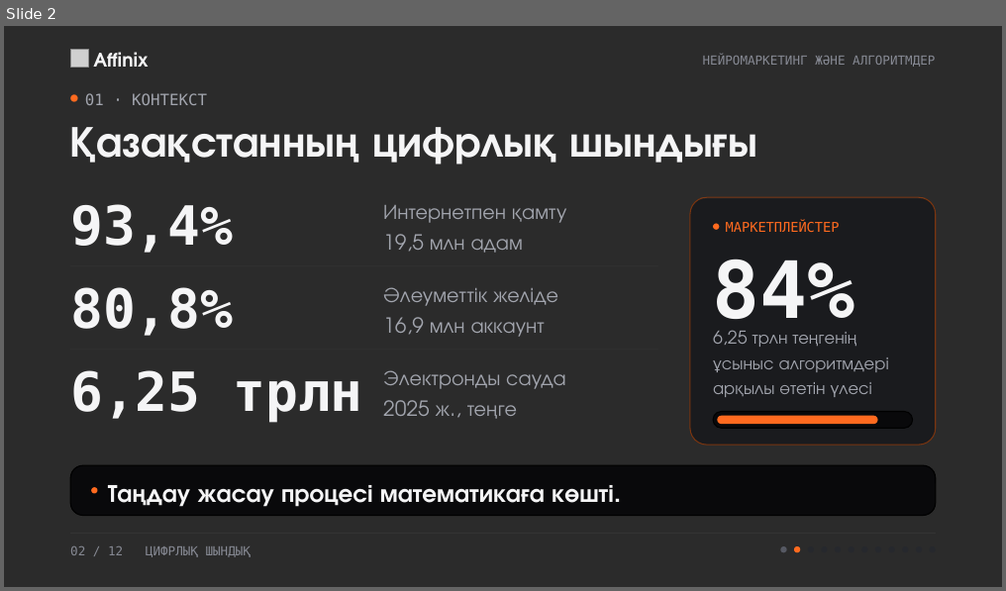
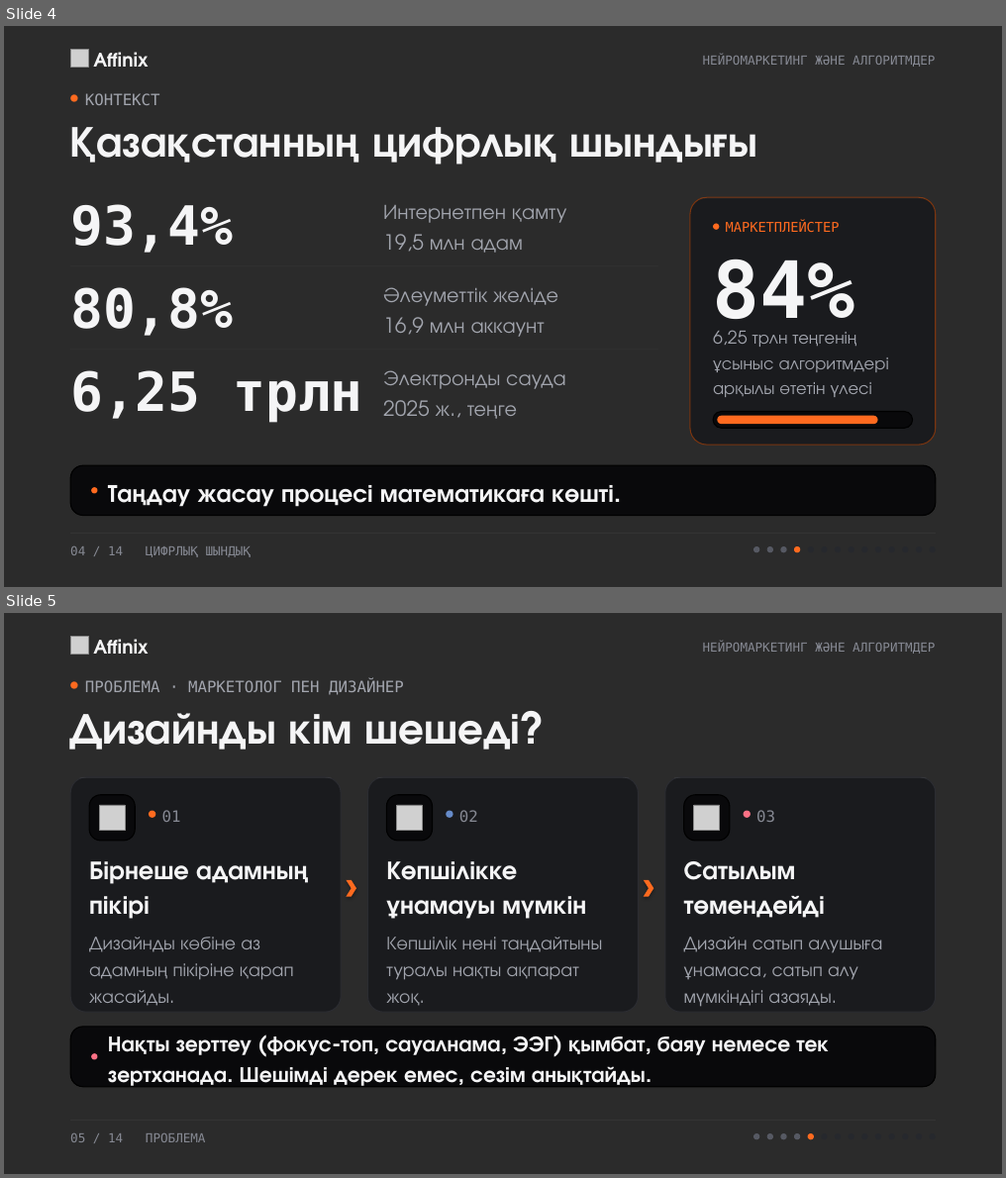
Before and after one commit to NUREKE178/affinix, a slide deck: presentation/neuromarketing/neuromarketing.pptx. Shown one above the other, each under a label of ours: slide 2 before the commit, slides 4 and 5 after it. The pictures are 1006x591 and 1006x1178 pixels, drawn with LibreOffice and Linux fonts; fonts in the diff are those of the drawing; grey boxes stand for pictures; background and template pictures are left out; a plain dark background stands for a picture behind light text. Boxes give left, top, right and bottom in pixels: in the first picture for what was removed or moved away, otherwise in the second. Text is boxed around its words. In the diff, an @@ line names an element or a change of style, - is before the commit and + after.

```diff
--- a/presentation/neuromarketing/neuromarketing.pptx
+++ b/presentation/neuromarketing/neuromarketing.pptx
@@ slide 5 added at [4,613,1002,1174], background picture (left out) @@
@@ picture added at [70,636,88,655] @@
@@ text added at [93,639,148,654], 18 pt, text #F5F5F6, bold @@
+Affinix
@@ text added at [703,643,935,654], 12 pt, text #868993 @@
+НЕЙРОМАРКЕТИНГ ЖӘНЕ АЛГОРИТМДЕР
@@ ellipse added at [70,682,78,689], fill #FF6A1F @@
@@ text added at [85,680,404,695], 15 pt, text #A2A5AE @@
+ПРОБЛЕМА · МАРКЕТОЛОГ ПЕН ДИЗАЙНЕР
@@ text added at [69,713,521,750], 42 pt, text #F5F5F6, bold @@
+Дизайнды кім шешеді?
@@ chevron added at [347,880,356,897], fill #FF6A1F @@
@@ chevron added at [644,880,653,897], fill #FF6A1F @@
@@ group added at [70,777,341,1012]: 3 texts, 2 rounded rectangles, 1 rectangle, 1 picture, 1 ellipse @@
+01
+Бірнеше адамның пікірі
+Дизайнды көбіне аз адамның пікіріне қарап жасайды.
@@ group added at [368,777,638,1012]: 3 texts, 2 rounded rectangles, 1 rectangle, 1 picture, 1 ellipse @@
+02
+Көпшілікке ұнамауы мүмкін
+Көпшілік нені таңдайтыны туралы нақты ақпарат жоқ.
@@ group added at [665,777,936,1012]: 3 texts, 2 rounded rectangles, 1 rectangle, 1 picture, 1 ellipse @@
+03
+Сатылым төмендейді
+Дизайн сатып алушыға ұнамаса, сатып алу мүмкіндігі азаяды.
@@ rounded rectangle added at [70,1027,936,1087], fill #09090B, outline #000000 1 pt @@
@@ ellipse added at [91,1054,98,1059], fill #FB7185 @@
@@ text added at [108,1037,829,1086], 21 pt, text #F5F5F6, bold @@
+Нақты зерттеу (фокус-топ, сауалнама, ЭЭГ) қымбат, баяу немесе тек зертханада. Шешімді дерек емес, сезім анықтайды.
@@ rectangle added at [70,1121,936,1121], fill #FFFFFF at 7% opacity @@
@@ text added at [70,1134,206,1143], 12 pt, text #868993 @@
+05 / 14 ПРОБЛЕМА
@@ ellipse added at [753,1134,759,1140], fill #565963 @@
@@ ellipse added at [767,1134,773,1140], fill #565963 @@
@@ ellipse added at [781,1134,787,1140], fill #565963 @@
@@ ellipse added at [795,1134,801,1140], fill #565963 @@
@@ ellipse added at [808,1134,814,1140], fill #FF6A1F @@
@@ ellipse added at [822,1134,828,1140], fill #26282D @@
@@ ellipse added at [835,1134,841,1140], fill #26282D @@
@@ ellipse added at [848,1134,854,1140], fill #26282D @@
@@ ellipse added at [862,1134,868,1140], fill #26282D @@
@@ ellipse added at [875,1134,881,1140], fill #26282D @@
@@ ellipse added at [889,1134,895,1140], fill #26282D @@
@@ ellipse added at [902,1134,908,1140], fill #26282D @@
@@ ellipse added at [916,1134,922,1140], fill #26282D @@
@@ ellipse added at [930,1134,936,1140], fill #26282D @@
@@ what was slide 2 is now slide 4 @@
@@ slide 4 changed as well @@
@@ text at [85,93,160,105]: text changed @@
-01 · КОНТЕКСТ
+КОНТЕКСТ
@@ text at [70,547,251,558]: text changed @@
-02 / 12 ЦИФРЛЫҚ ШЫНДЫҚ
+04 / 14 ЦИФРЛЫҚ ШЫНДЫҚ
@@ ellipse added at [753,547,759,553], fill #565963 @@
@@ ellipse added at [767,547,773,553], fill #565963 @@
```
Also in this commit, not shown: 11 other slides changed, 1 other slide added, 7 other files.
